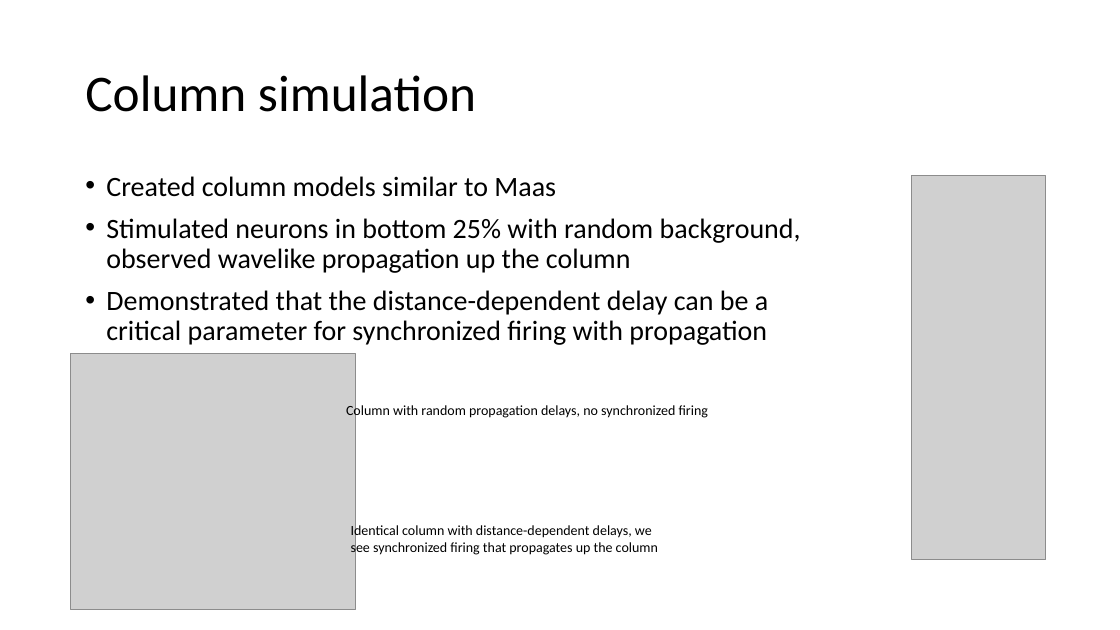
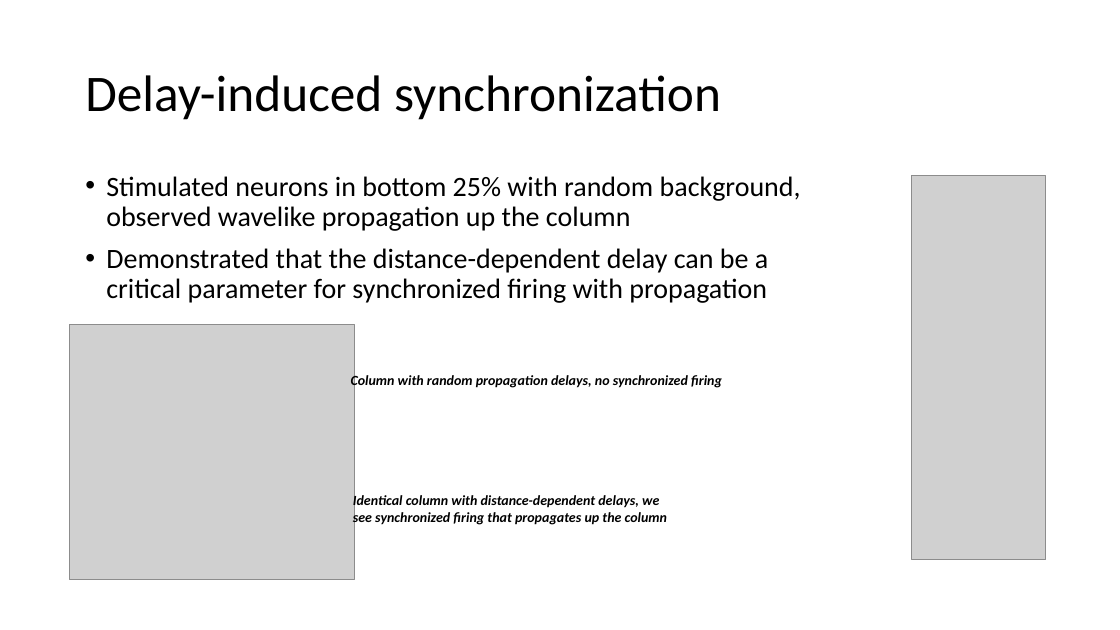
Before and after one commit to vbaker145/neuron, a slide deck: slide 14 of thesis/oral_qual/Oral Qual Presentation.pptx (slide 10 before the commit). Drawn at 1120x630 pixels with LibreOffice and Linux fonts; fonts in the diff are those of the drawing; grey boxes stand for pictures; background and template pictures are left out. Boxes give left, top, right and bottom in pixels: in the first picture for what was removed or moved away, otherwise in the second. Text is boxed around its words. In the diff, an @@ line names an element or a change of style, - is before the commit and + after.

Commit message:
Oral qual presentation with new distance figures

```diff
--- a/thesis/oral_qual/Oral Qual Presentation.pptx
+++ b/thesis/oral_qual/Oral Qual Presentation.pptx
@@ title at <box>85,75,721,120</box>: text changed @@
-Column simulation
+Delay-induced synchronization
@@ text at <box>106,176,556,197</box>: paragraph removed @@
-• Created column models similar to Maas
@@ picture: place and size @@
-picture at <box>70,354,355,609</box>
+picture at <box>70,324,355,580</box>
@@ text "Column with random propagation delays, ..." at <box>351,373,722,389</box>: bold on, italic on @@
@@ text "Column with random propagation delays, ...": place and size @@
-text "Column with random propagation delays, ..." at <box>346,403,708,419</box>
+text "Column with random propagation delays, ..." at <box>351,373,722,389</box>
@@ text "Identical column with distance-dependent delays, ...": place and size @@
-text "Identical column with distance-dependent delays, ..." at <box>351,523,658,556</box>
+text "Identical column with distance-dependent delays, ..." at <box>353,493,667,526</box>
@@ text "Identical column with distance-dependent delays, ..." at <box>353,493,667,526</box>: bold on, italic on @@
```
Also in this commit, not shown: 3 other slides changed, 10 slides added, 2 slides removed, 10 other files.
